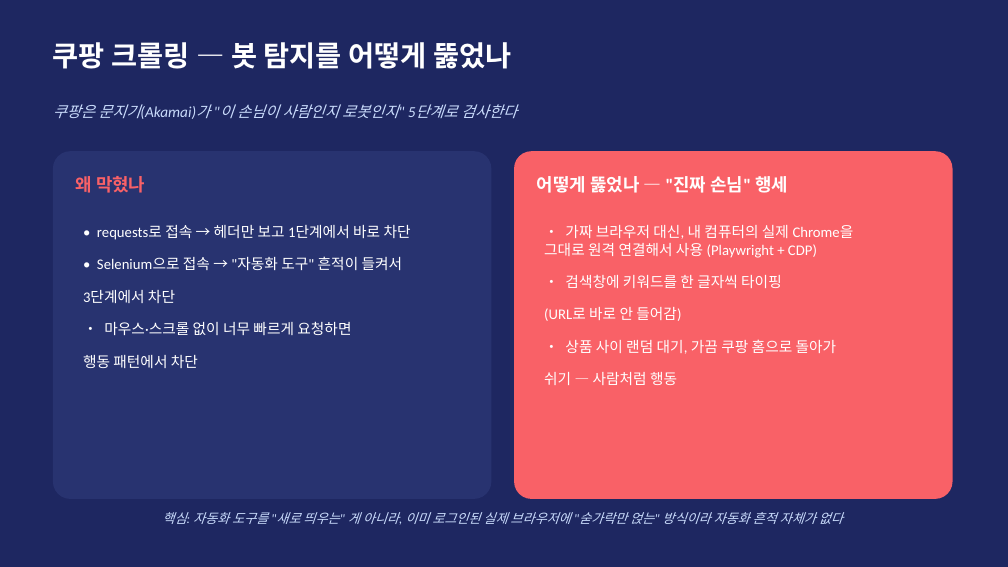
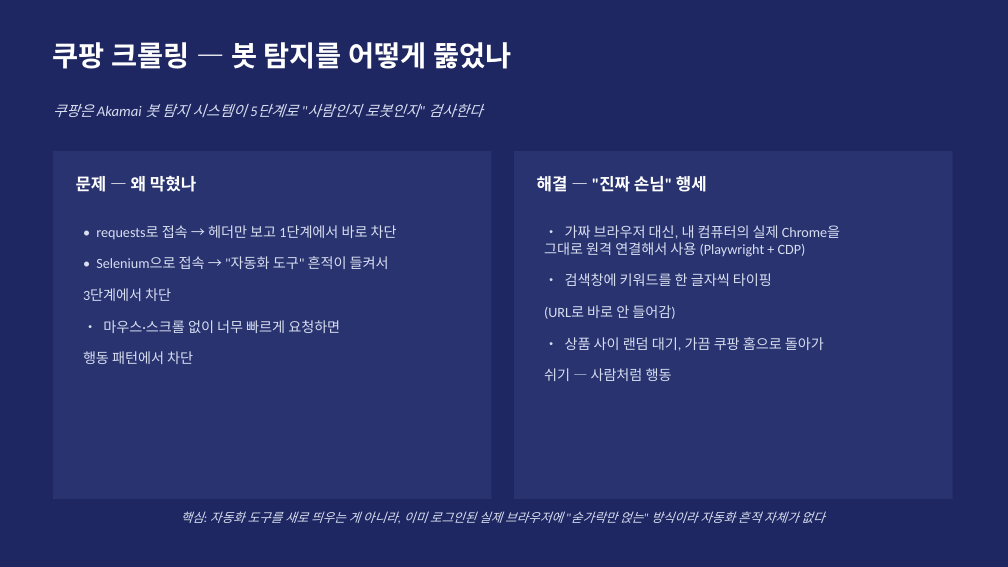
Before and after one commit to dong29482757-beep/shopping-review-crawler, a slide deck: slide 4 of BeautyScope_발표.pptx. Drawn at 1008x567 pixels with LibreOffice and Linux fonts; fonts in the diff are those of the drawing. Boxes give left, top, right and bottom in pixels: in the first picture for what was removed or moved away, otherwise in the second. Text is boxed around its words. In the diff, an @@ line names an element or a change of style, - is before the commit and + after.

```diff
--- a/BeautyScope_발표.pptx
+++ b/BeautyScope_발표.pptx
@@ text at [53,104,482,117]: text changed; size 14.5 to 14 pt; text colour #CADCFC to #D8DEF0 @@
-쿠팡은 문지기(Akamai)가 "이 손님이 사람인지 로봇인지" 5단계로 검사한다
+쿠팡은 Akamai 봇 탐지 시스템이 5단계로 "사람인지 로봇인지" 검사한다
@@ rectangle at [53,151,492,499]: rounded rectangle to rectangle @@
@@ text at [76,176,196,192]: text changed; size 17 to 16 pt; text colour #F96167 to #FFFFFF @@
-왜 막혔나
+문제 — 왜 막혔나
@@ rectangle at [514,151,953,499]: rounded rectangle to rectangle; fill #F96167 to #283370 @@
@@ text at [537,176,707,192]: text changed; size 17 to 16 pt @@
-어떻게 뚫었나 — "진짜 손님" 행세
+해결 — "진짜 손님" 행세
@@ text "• requests로 접속 → 헤더만 ..." at [83,225,397,364]: size 14 to 13.5 pt, text colour #FFFFFF to #D8DEF0 @@
@@ text "• 가짜 브라우저 대신, 내 ..." at [544,225,840,381]: size 14 to 13.5 pt, text colour #FFFFFF to #D8DEF0 @@
@@ text at [181,511,824,523]: text changed; size 12.5 to 12 pt; text colour #CADCFC to #D8DEF0 @@
-핵심: 자동화 도구를 "새로 띄우는" 게 아니라, 이미 로그인된 실제 브라우저에 "숟가락만 얹는" 방식이라 자동화 흔적 자체가 없다
+핵심: 자동화 도구를 새로 띄우는 게 아니라, 이미 로그인된 실제 브라우저에 "숟가락만 얹는" 방식이라 자동화 흔적 자체가 없다
```
Also in this commit, not shown: 3 other slides changed, 3 slides added, 4 slides removed, 2 other files.
